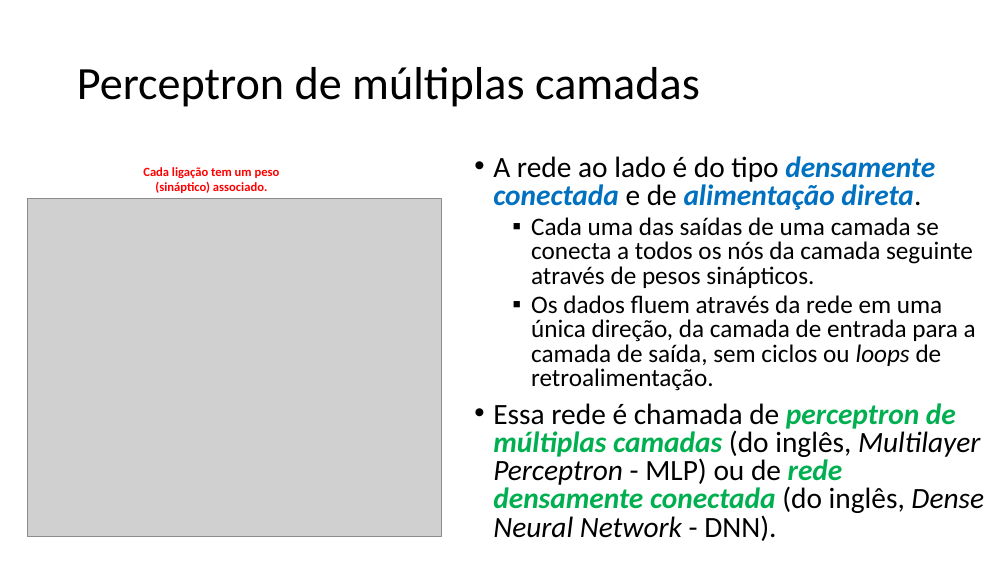
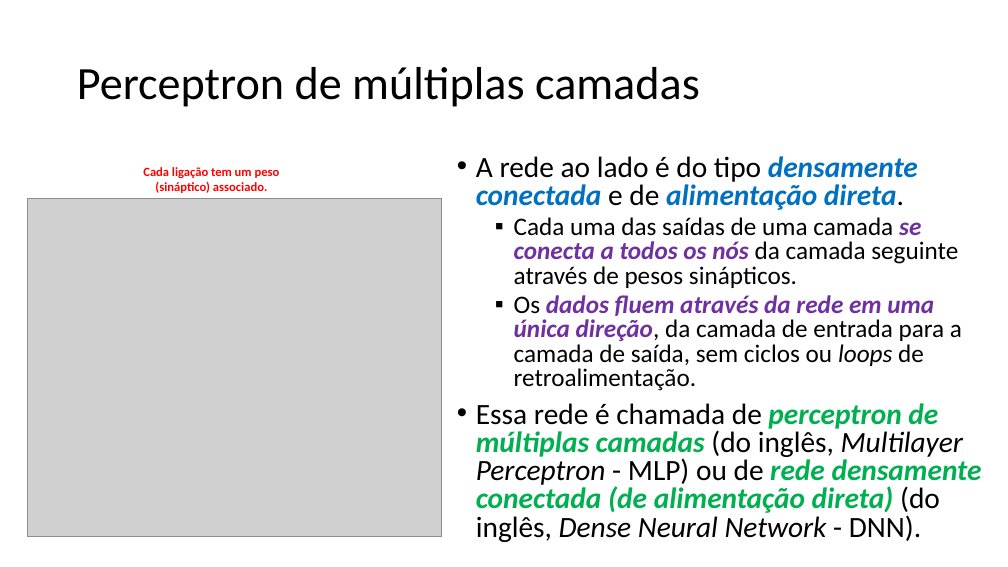
Before and after one commit to zz4fap/t320_aprendizado_de_maquina, a slide deck: slide 5 of slides/T320_Redes_Neurais_Artificiais (Parte II).pptx. Drawn at 1008x567 pixels with LibreOffice and Linux fonts; fonts in the diff are those of the drawing; grey boxes stand for pictures. Boxes give left, top, right and bottom in pixels: in the first picture for what was removed or moved away, otherwise in the second. Text is boxed around its words. In the diff, an @@ line names an element or a change of style, - is before the commit and + after.

```diff
--- a/slides/T320_Redes_Neurais_Artificiais (Parte II).pptx
+++ b/slides/T320_Redes_Neurais_Artificiais (Parte II).pptx
@@ text "A rede ao lado é ...": place and size @@
-text "A rede ao lado é ..." at (493, 156, 984, 541)
+text "A rede ao lado é ..." at (476, 156, 982, 542)
@@ text at (514, 217, 962, 391): text colour #000000 to #7030A0, bold on, italic on in "se conecta a todos os nós", "dados fluem através da rede em uma ..." @@
@@ text at (476, 403, 982, 542): text changed @@
-• Essa rede é chamada de perceptron de múltiplas camadas (do inglês, Multilayer Perceptron - MLP) ou de rede densamente conectada (do inglês, Dense Neural Network - DNN).
+• Essa rede é chamada de perceptron de múltiplas camadas (do inglês, Multilayer Perceptron - MLP) ou de rede densamente conectada (de alimentação direta) (do inglês, Dense Neural Network - DNN).
```
Also in this commit, not shown: 7 other slides changed, 1 other file.
